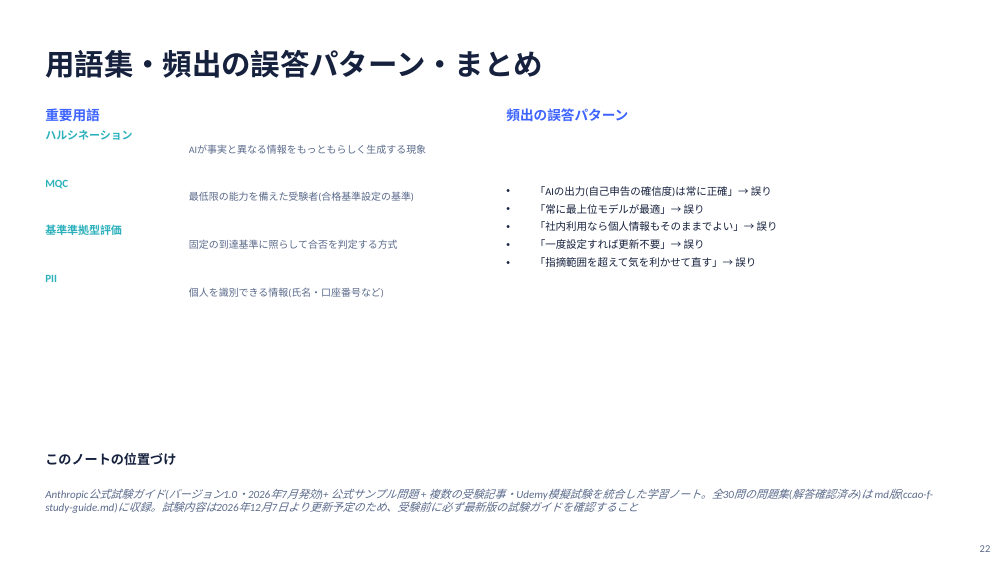
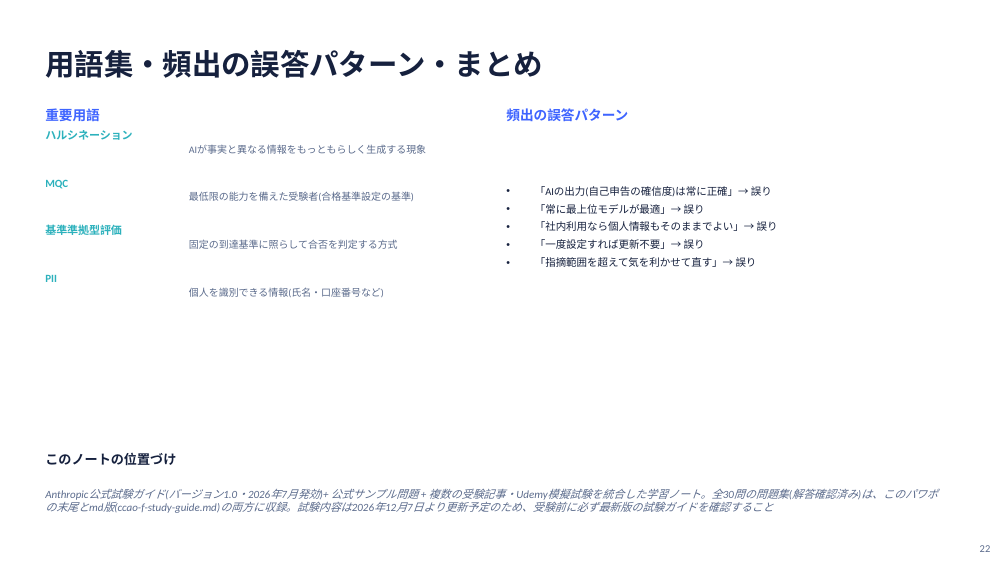
Before and after one commit to w-index-m/tech-notes, a slide deck: slide 22 of ccao-f-study-guide.pptx. Drawn at 1008x567 pixels with LibreOffice and Linux fonts; fonts in the diff are those of the drawing. Boxes give left, top, right and bottom in pixels: in the first picture for what was removed or moved away, otherwise in the second. Text is boxed around its words. In the diff, an @@ line names an element or a change of style, - is before the commit and + after.

```diff
--- a/ccao-f-study-guide.pptx
+++ b/ccao-f-study-guide.pptx
@@ text at bbox=[45, 489, 938, 513]: text changed @@
-Anthropic公式試験ガイド(バージョン1.0・2026年7月発効)+ 公式サンプル問題 + 複数の受験記事・Udemy模擬試験を統合した学習ノート。全30問の問題集(解答確認済み)は md版(ccao-f-study-guide.md)に収録。試験内容は2026年12月7日より更新予定のため、受験前に必ず最新版の試験ガイドを確認すること
+Anthropic公式試験ガイド(バージョン1.0・2026年7月発効)+ 公式サンプル問題 + 複数の受験記事・Udemy模擬試験を統合した学習ノート。全30問の問題集(解答確認済み)は、このパワポの末尾とmd版(ccao-f-study-guide.md)の両方に収録。試験内容は2026年12月7日より更新予定のため、受験前に必ず最新版の試験ガイドを確認すること
```
Also in this commit, not shown: 31 slides added, 1 other file.
